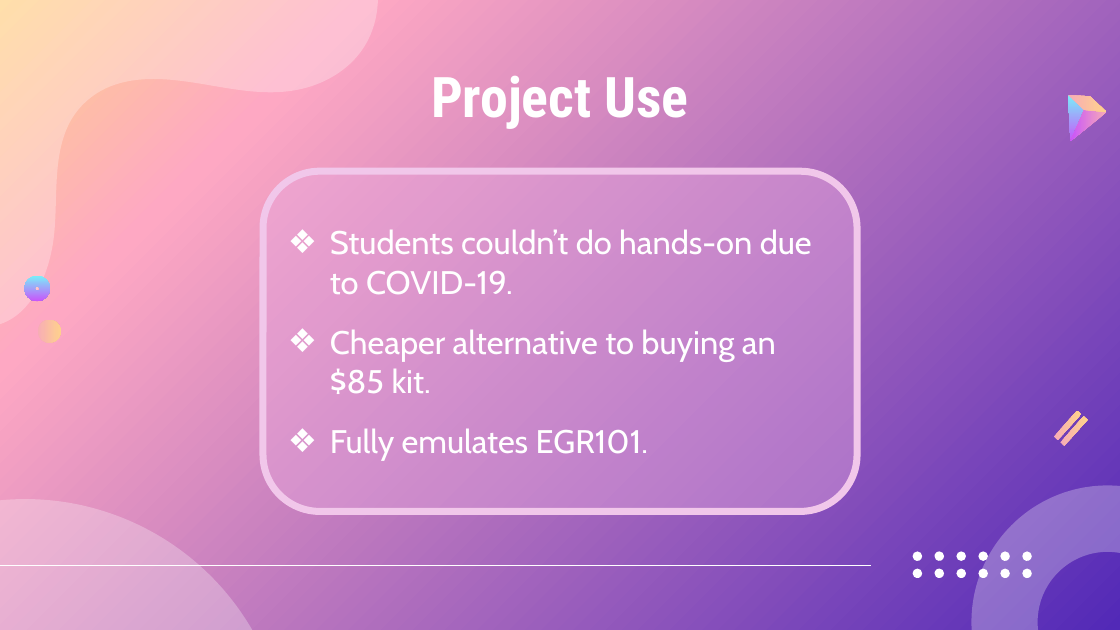
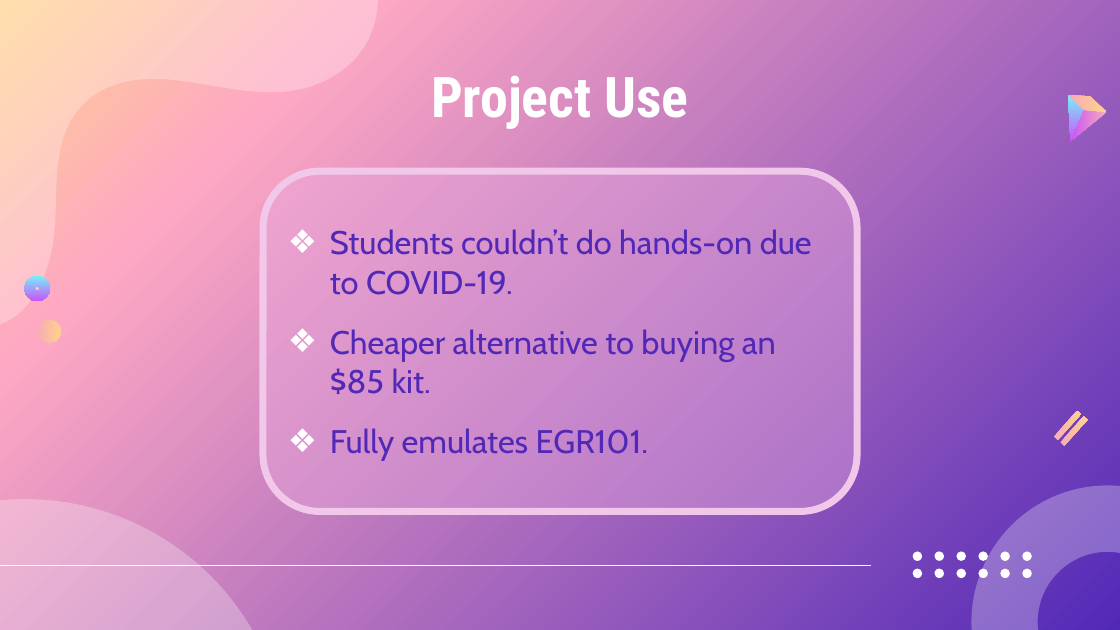
Before and after one commit to DanielKhali1/EGR101-Sim, a slide deck: slide 3 of Documentation/sprint5demo.pptx. Drawn at 1120x630 pixels with LibreOffice and Linux fonts; fonts in the diff are those of the drawing. Boxes give left, top, right and bottom in pixels: in the first picture for what was removed or moved away, otherwise in the second. Text is boxed around its words. In the diff, an @@ line names an element or a change of style, - is before the commit and + after.

```diff
--- a/Documentation/sprint5demo.pptx
+++ b/Documentation/sprint5demo.pptx
@@ rounded rectangle "Students couldn’t do hands-on due ..." at (263,171,857,512): text colour #FFFFFF to #5229B7 @@
```
Also in this commit, not shown: 2 other slides changed, 9 slides added, 1 slide removed.
